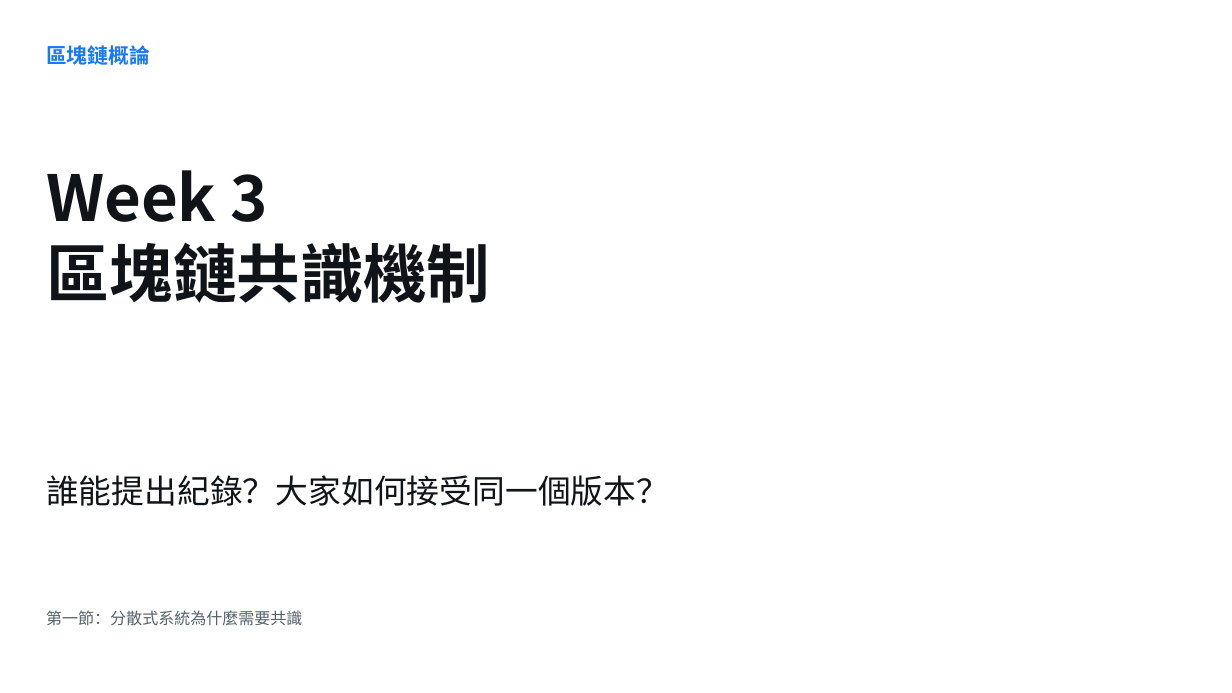
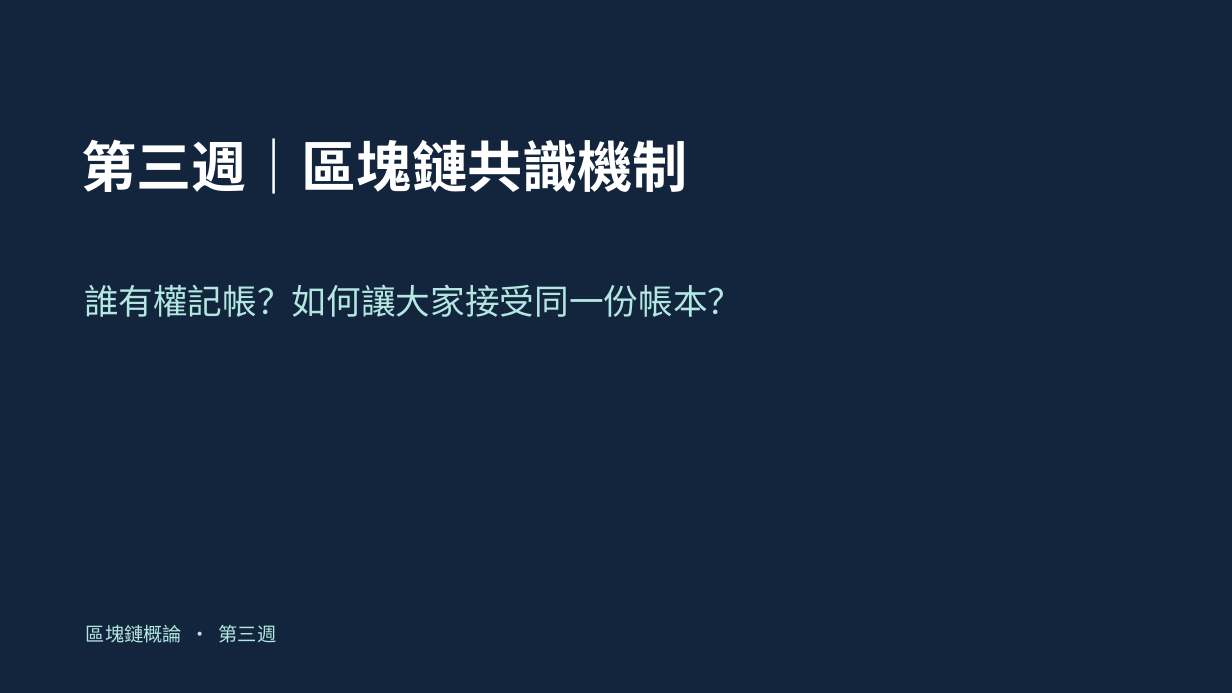
Before and after one commit to tinachiukc/blockchain-course, a slide deck: slide 1 of materials/Week03_區塊鏈共識機制_授課簡報.pptx. Drawn at 1232x693 pixels with LibreOffice and Linux fonts; fonts in the diff are those of the drawing. Boxes give left, top, right and bottom in pixels: in the first picture for what was removed or moved away, otherwise in the second. Text is boxed around its words. In the diff, an @@ line names an element or a change of style, - is before the commit and + after.

```diff
--- a/materials/Week03_區塊鏈共識機制_授課簡報.pptx
+++ b/materials/Week03_區塊鏈共識機制_授課簡報.pptx
@@ background #FFFFFF to #12253D @@
@@ text at (81, 138, 687, 194): text changed; size 49.5 to 43 pt; text colour #101419 to #FFFFFF @@
-Week 3
-區塊鏈共識機制
+第三週｜區塊鏈共識機制
@@ text at (84, 284, 742, 317): text changed; size 25.5 to 27 pt; text colour #101419 to #B3E7E1 @@
-誰能提出紀錄？大家如何接受同一個版本？
+誰有權記帳？如何讓大家接受同一份帳本？
@@ text removed at (46, 610, 302, 626) @@
-第一節：分散式系統為什麼需要共識
@@ text at (86, 625, 277, 643): text changed; size 16.3 to 15 pt; text colour #1677FF to #B3E7E1; bold off @@
-區塊鏈概論
+區塊鏈概論 · 第三週
```
Also in this commit, not shown: 44 slides added, 32 slides removed.
